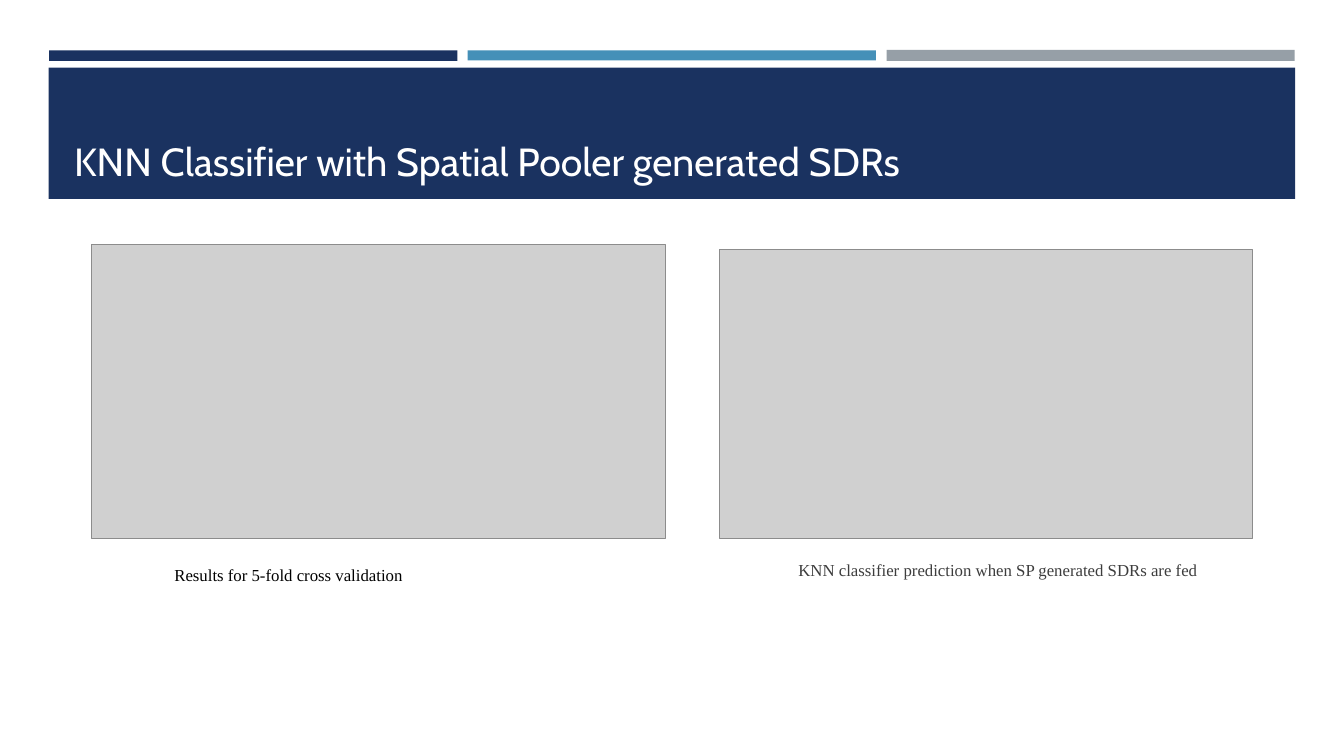
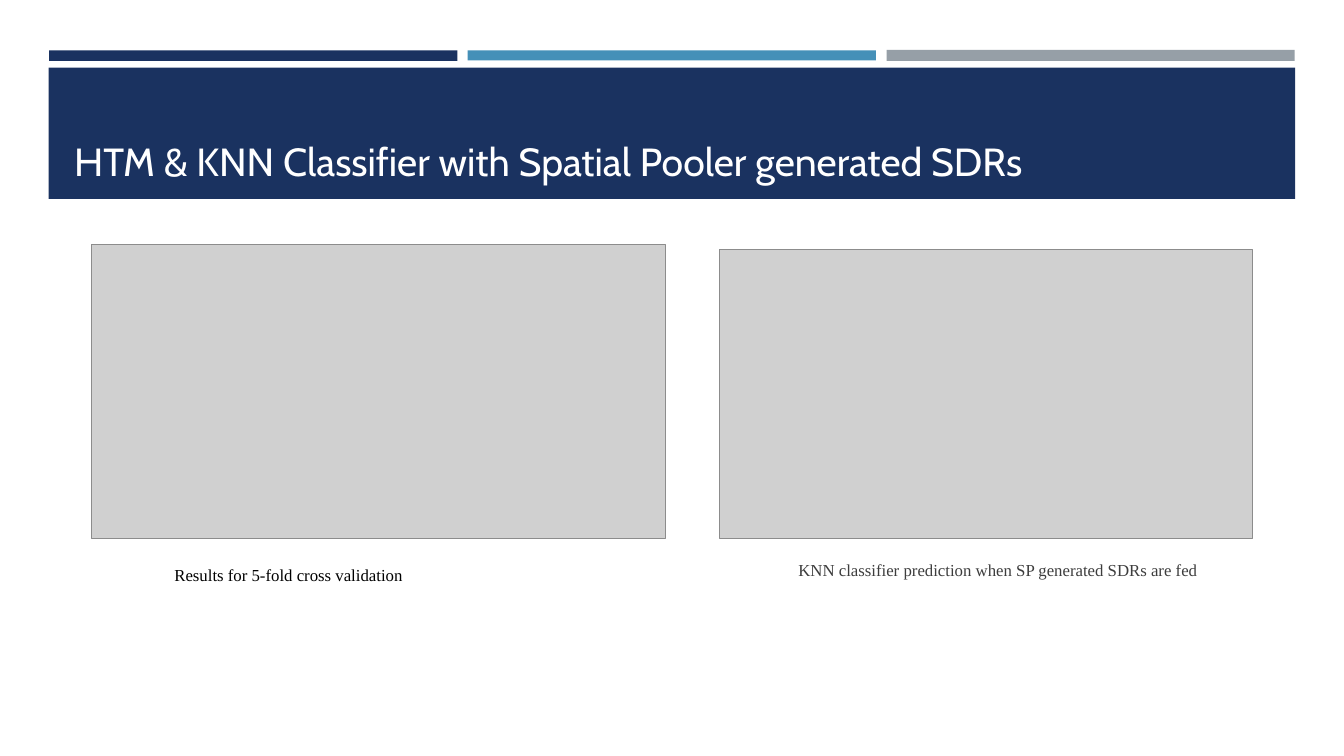
Before and after one commit to Abwahab55/neocortexapi-AppHorozon, a slide deck: slide 13 of source/MySEProject/Documentation/PPT_ML 2425-01 Investigate Image Reconstruction by Using Classifiers.pptx (slide 10 before the commit). Drawn at 1344x756 pixels with LibreOffice and Linux fonts; fonts in the diff are those of the drawing; grey boxes stand for pictures. Boxes give left, top, right and bottom in pixels: in the first picture for what was removed or moved away, otherwise in the second. Text is boxed around its words. In the diff, an @@ line names an element or a change of style, - is before the commit and + after.

```diff
--- a/source/MySEProject/Documentation/PPT_ML 2425-01 Investigate Image Reconstruction by Using Classifiers.pptx
+++ b/source/MySEProject/Documentation/PPT_ML 2425-01 Investigate Image Reconstruction by Using Classifiers.pptx
@@ title at box(74, 146, 1022, 185): text changed @@
-KNN Classifier with Spatial Pooler generated SDRs
+HTM & KNN Classifier with Spatial Pooler generated SDRs
```
Also in this commit, not shown: 6 other slides changed, 3 slides added.
